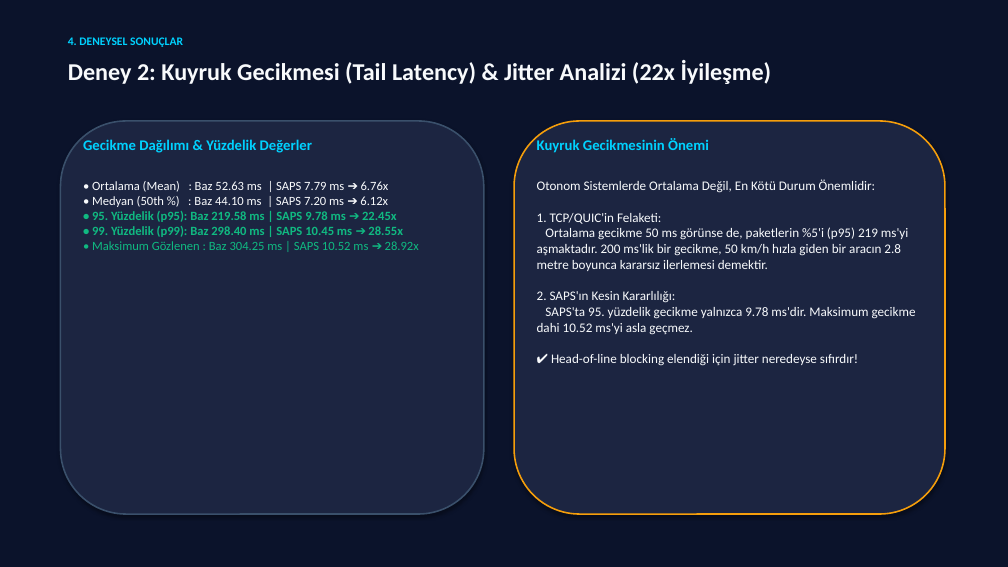
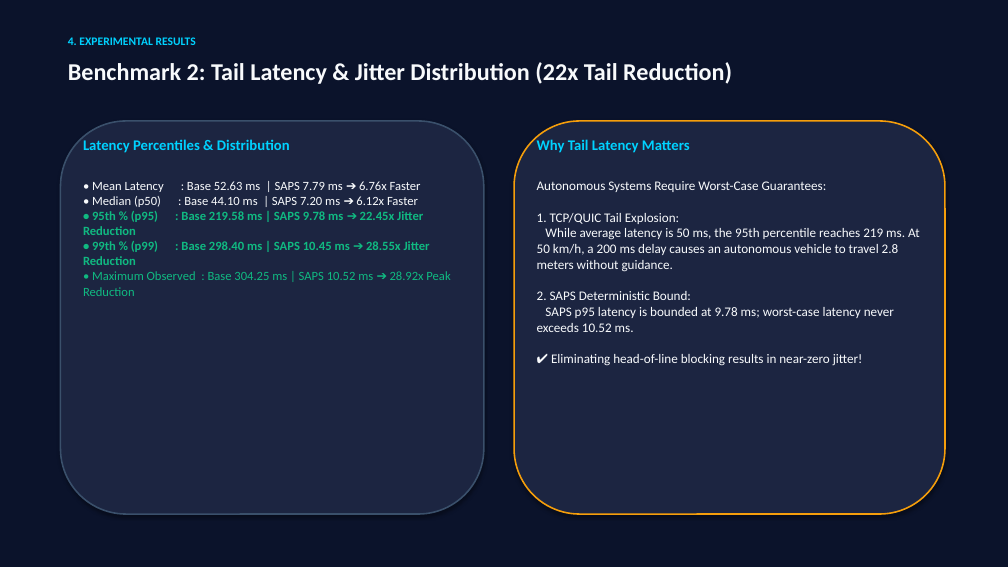
Before and after one commit to TalhaYolcu/saps, a slide deck: slide 18 of docs/SAPS_Presentation.pptx. Drawn at 1008x567 pixels with LibreOffice and Linux fonts; fonts in the diff are those of the drawing. Boxes give left, top, right and bottom in pixels: in the first picture for what was removed or moved away, otherwise in the second. Text is boxed around its words. In the diff, an @@ line names an element or a change of style, - is before the commit and + after.

```diff
--- a/docs/SAPS_Presentation.pptx
+++ b/docs/SAPS_Presentation.pptx
@@ text at bbox=[68, 37, 196, 45]: text changed @@
-4. DENEYSEL SONUÇLAR
+4. EXPERIMENTAL RESULTS
@@ text at bbox=[68, 62, 732, 84]: text changed @@
-Deney 2: Kuyruk Gecikmesi (Tail Latency) & Jitter Analizi (22x İyileşme)
+Benchmark 2: Tail Latency & Jitter Distribution (22x Tail Reduction)
@@ text at bbox=[83, 139, 290, 153]: text changed @@
-Gecikme Dağılımı & Yüzdelik Değerler
+Latency Percentiles & Distribution
@@ text at bbox=[537, 139, 690, 153]: text changed @@
-Kuyruk Gecikmesinin Önemi
+Why Tail Latency Matters
@@ text at bbox=[83, 181, 450, 296]: text changed @@
-• Ortalama (Mean) : Baz 52.63 ms | SAPS 7.79 ms ➔ 6.76x
-• Medyan (50th %) : Baz 44.10 ms | SAPS 7.20 ms ➔ 6.12x
-• 95. Yüzdelik (p95): Baz 219.58 ms | SAPS 9.78 ms ➔ 22.45x
-• 99. Yüzdelik (p99): Baz 298.40 ms | SAPS 10.45 ms ➔ 28.55x
-• Maksimum Gözlenen : Baz 304.25 ms | SAPS 10.52 ms ➔ 28.92x
+• Mean Latency : Base 52.63 ms | SAPS 7.79 ms ➔ 6.76x Faster
+• Median (p50) : Base 44.10 ms | SAPS 7.20 ms ➔ 6.12x Faster
+• 95th % (p95) : Base 219.58 ms | SAPS 9.78 ms ➔ 22.45x Jitter Reduction
+• 99th % (p99) : Base 298.40 ms | SAPS 10.45 ms ➔ 28.55x Jitter Reduction
+• Maximum Observed : Base 304.25 ms | SAPS 10.52 ms ➔ 28.92x Peak Reduction
@@ text at bbox=[537, 181, 920, 366]: text changed @@
-Otonom Sistemlerde Ortalama Değil, En Kötü Durum Önemlidir:
-1. TCP/QUIC'in Felaketi:
-Ortalama gecikme 50 ms görünse de, paketlerin %5'i (p95) 219 ms'yi aşmaktadır. 200 ms'lik bir gecikme, 50 km/h hızla giden bir aracın 2.8 metre boyunca kararsız ilerlemesi demektir.
-2. SAPS'ın Kesin Kararlılığı:
-SAPS'ta 95. yüzdelik gecikme yalnızca 9.78 ms'dir. Maksimum gecikme dahi 10.52 ms'yi asla geçmez.
-✔ Head-of-line blocking elendiği için jitter neredeyse sıfırdır!
+Autonomous Systems Require Worst-Case Guarantees:
+1. TCP/QUIC Tail Explosion:
+While average latency is 50 ms, the 95th percentile reaches 219 ms. At 50 km/h, a 200 ms delay causes an autonomous vehicle to travel 2.8 meters without guidance.
+2. SAPS Deterministic Bound:
+SAPS p95 latency is bounded at 9.78 ms; worst-case latency never exceeds 10.52 ms.
+✔ Eliminating head-of-line blocking results in near-zero jitter!
```
Also in this commit, not shown: 23 other slides changed, 2 slides added, 2 slides removed, 2 other files.
